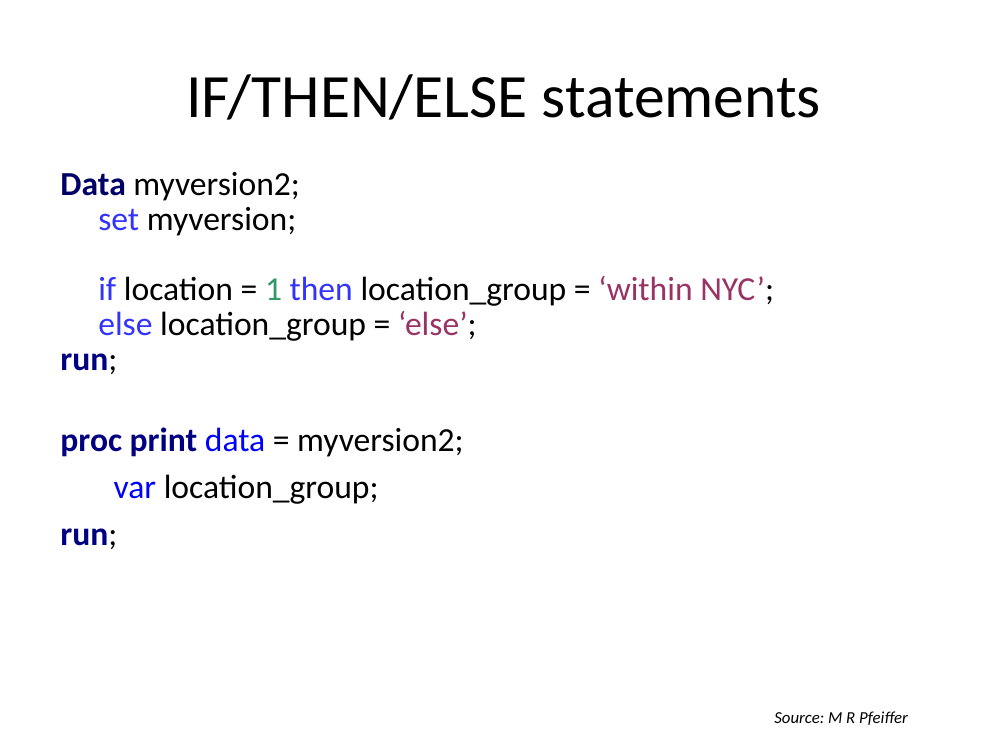
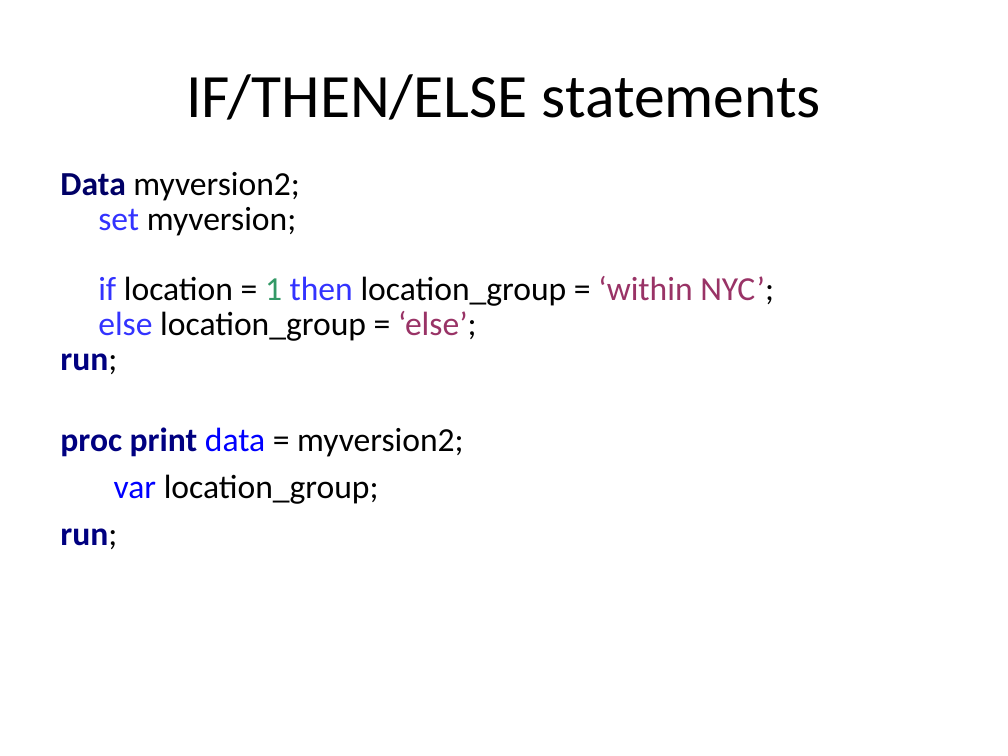
Before and after one commit to CUNYSPHCode/IntroSAS, a slide deck: slide 33 of Session2/Session2_MRamos.pptx (slide 32 before the commit). Drawn at 1008x756 pixels with LibreOffice and Linux fonts; fonts in the diff are those of the drawing. Boxes give left, top, right and bottom in pixels: in the first picture for what was removed or moved away, otherwise in the second. Text is boxed around its words. In the diff, an @@ line names an element or a change of style, - is before the commit and + after.

```diff
--- a/Session2/Session2_MRamos.pptx
+++ b/Session2/Session2_MRamos.pptx
@@ text removed at [774, 711, 908, 725] @@
-Source: M R Pfeiffer
```
Also in this commit, not shown: 5 other slides changed, 1 slide added, 1 other file.
